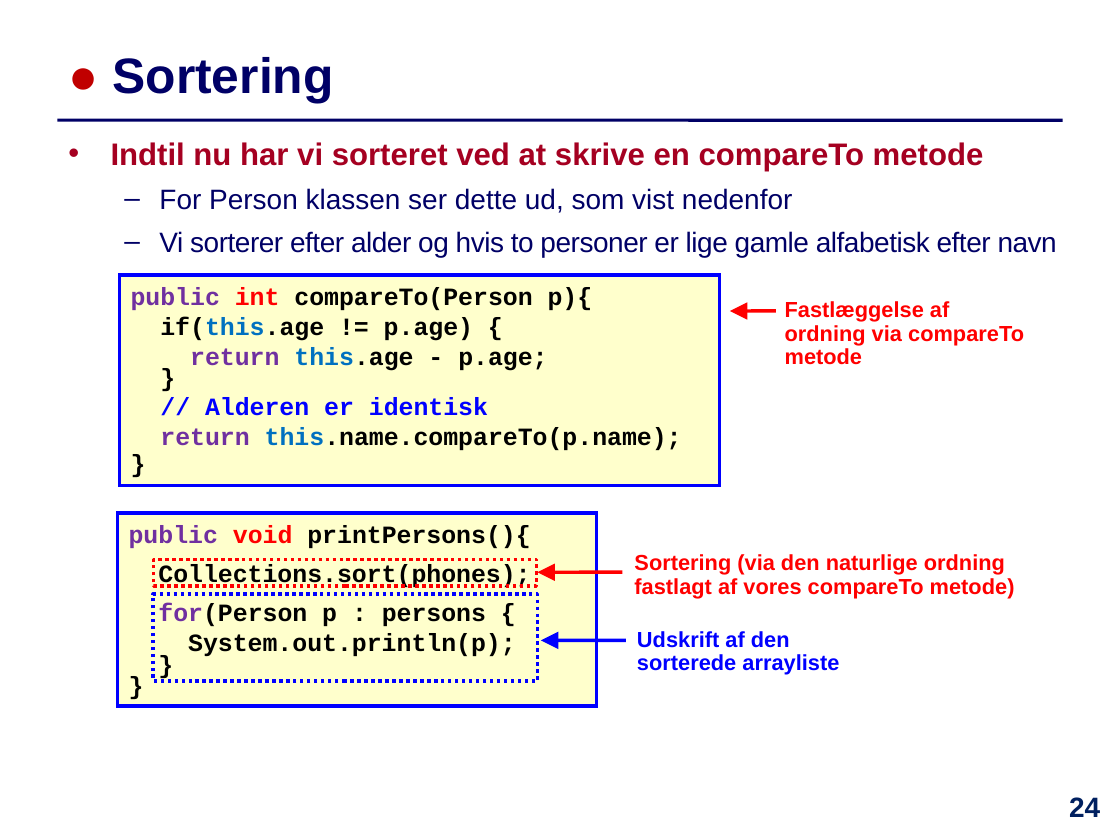
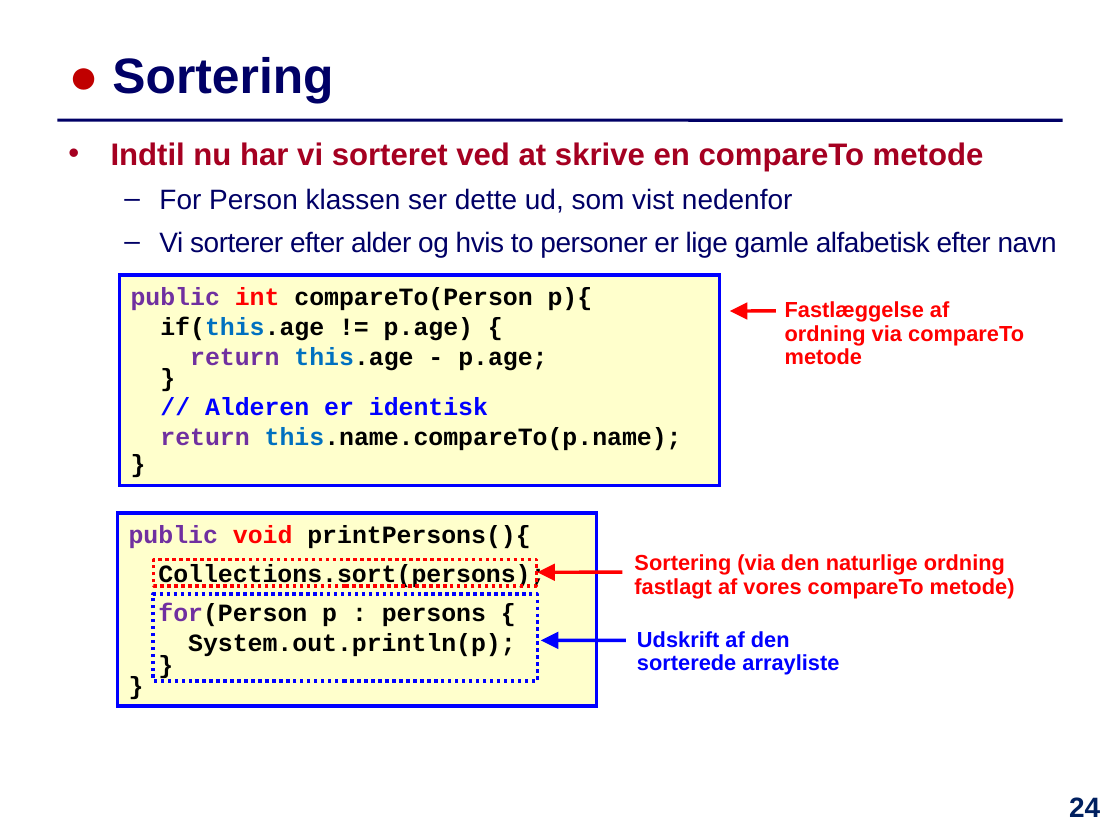
Before and after one commit to IntProgAU/Materiale, a slide deck: slide 24 of web/e22/uge_5b/Slides-Uge5-Torsdag.pptx. Drawn at 1120x840 pixels with LibreOffice and Linux fonts; fonts in the diff are those of the drawing. Boxes give left, top, right and bottom in pixels: in the first picture for what was removed or moved away, otherwise in the second. Text is boxed around its words. In the diff, an @@ line names an element or a change of style, - is before the commit and + after.

```diff
--- a/web/e22/uge_5b/Slides-Uge5-Torsdag.pptx
+++ b/web/e22/uge_5b/Slides-Uge5-Torsdag.pptx
@@ text in rectangle at [158, 564, 545, 588]: text changed @@
-Collections.sort(phones);
+Collections.sort(persons);
```
Also in this commit, not shown: 5 other files.
